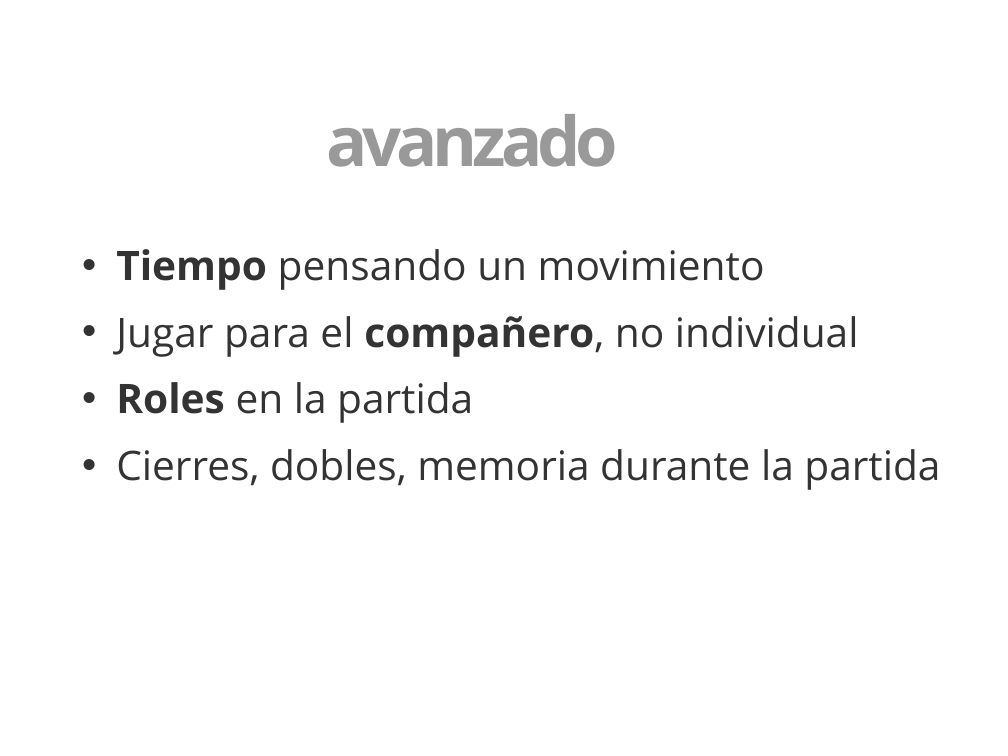
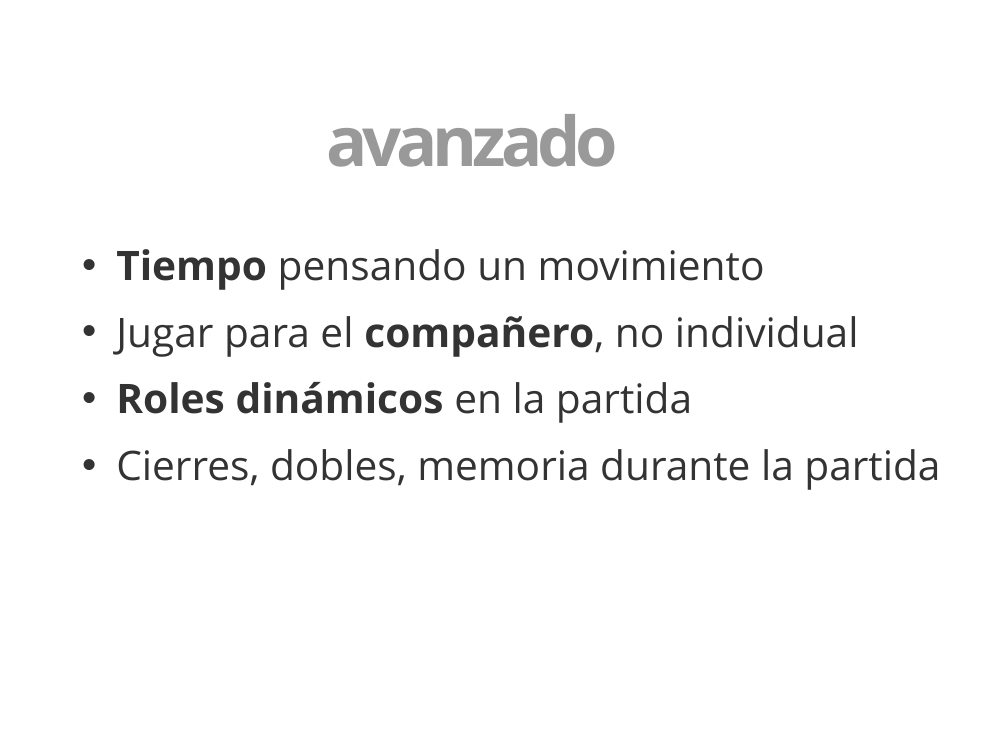
Before and after one commit to 3oheme/dominous, a slide deck: slide 12 of docs/presentacion/presentacion.odp (slide 11 before the commit). Drawn at 1008x756 pixels with LibreOffice and Linux fonts; fonts in the diff are those of the drawing; background and template pictures are left out. Boxes give left, top, right and bottom in pixels: in the first picture for what was removed or moved away, otherwise in the second. Text is boxed around its words. In the diff, an @@ line names an element or a change of style, - is before the commit and + after.

```diff
--- a/docs/presentacion/presentacion.odp
+++ b/docs/presentacion/presentacion.odp
@@ text at <box>116,382,692,423</box>: text changed; bold on @@
-• Roles en la partida
+• Roles dinámicos en la partida
```
Also in this commit, not shown: 7 other slides changed, 1 slide added, 1 other file.
